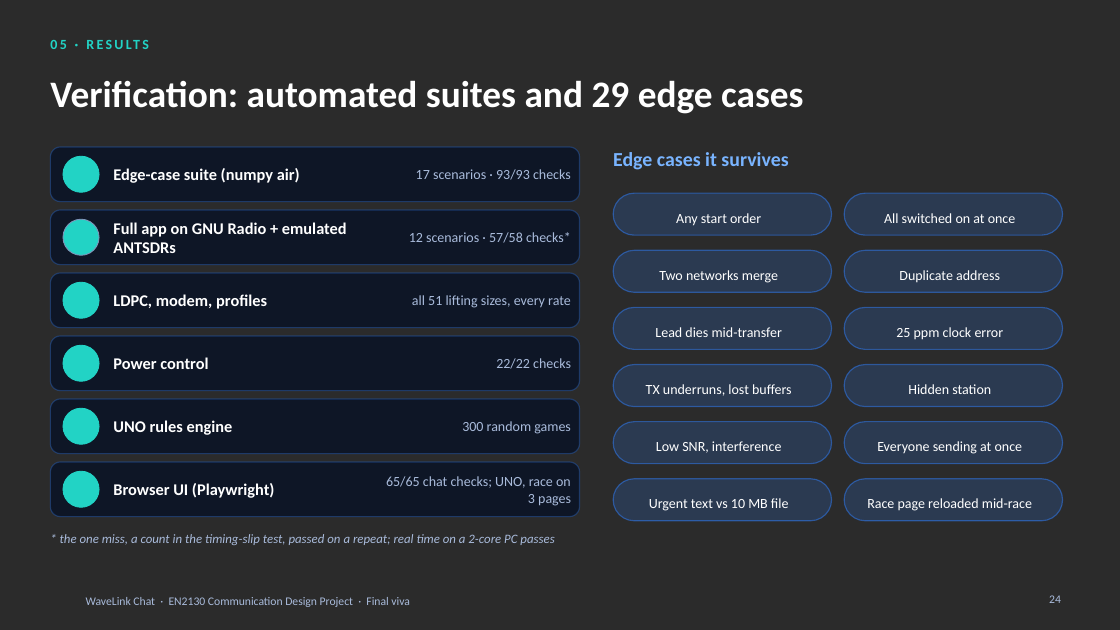
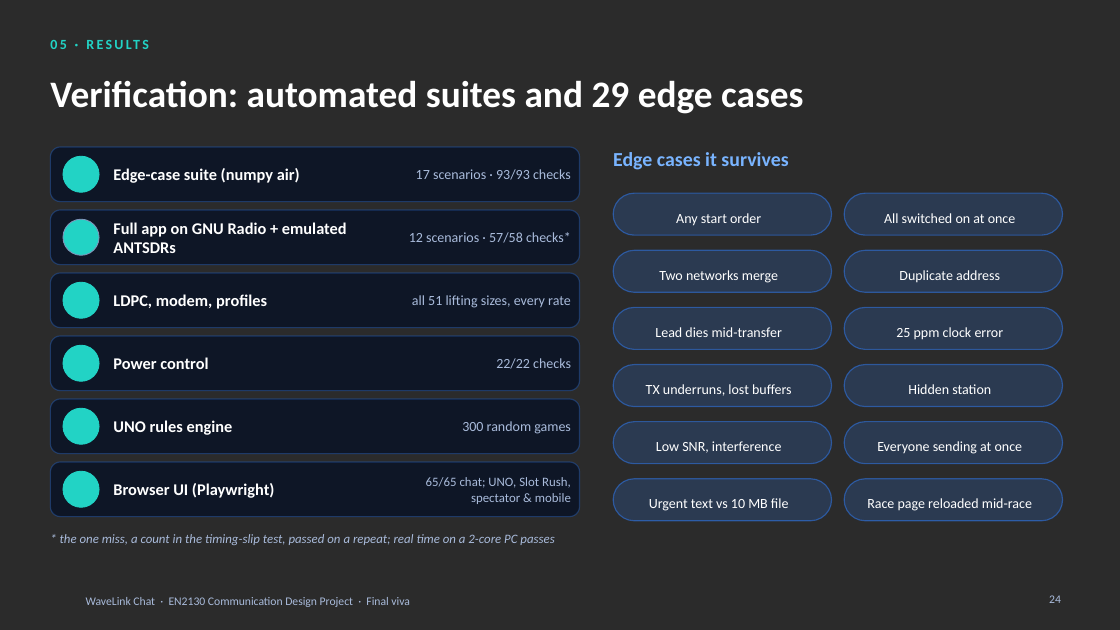
Before and after one commit to pxn-ai/WaveLink, a slide deck: slide 24 of WaveLink_App_Final/WaveLink_Chat_Final_Viva.pptx. Drawn at 1120x630 pixels with LibreOffice and Linux fonts; fonts in the diff are those of the drawing; background and template pictures are left out; a plain dark background stands for a picture behind light text. Boxes give left, top, right and bottom in pixels: in the first picture for what was removed or moved away, otherwise in the second. Text is boxed around its words. In the diff, an @@ line names an element or a change of style, - is before the commit and + after.

```diff
--- a/WaveLink_App_Final/WaveLink_Chat_Final_Viva.pptx
+++ b/WaveLink_App_Final/WaveLink_Chat_Final_Viva.pptx
@@ text at bbox=[426, 477, 571, 504]: text changed; size 12 to 11 pt @@
-65/65 chat checks; UNO, race on 3 pages
+65/65 chat; UNO, Slot Rush, spectator & mobile
```
Also in this commit, not shown: 3 other slides changed, 6 other files.
